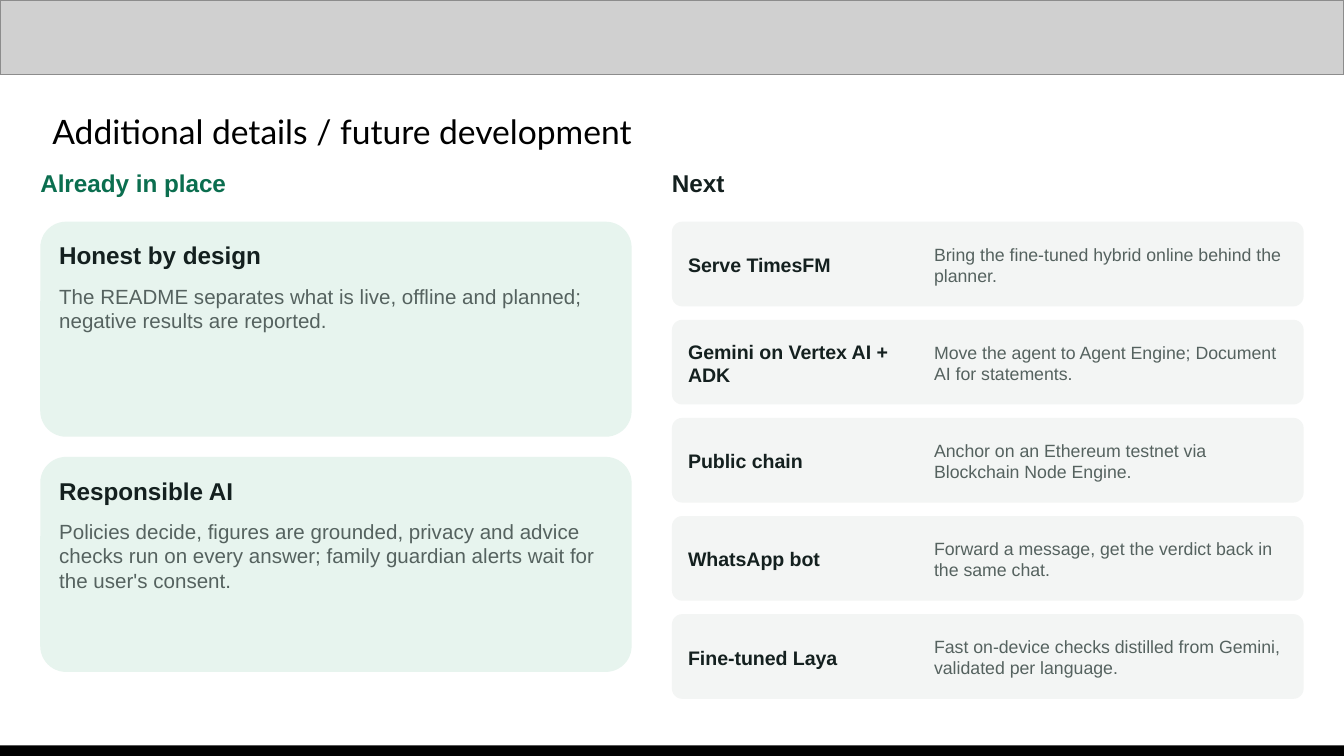
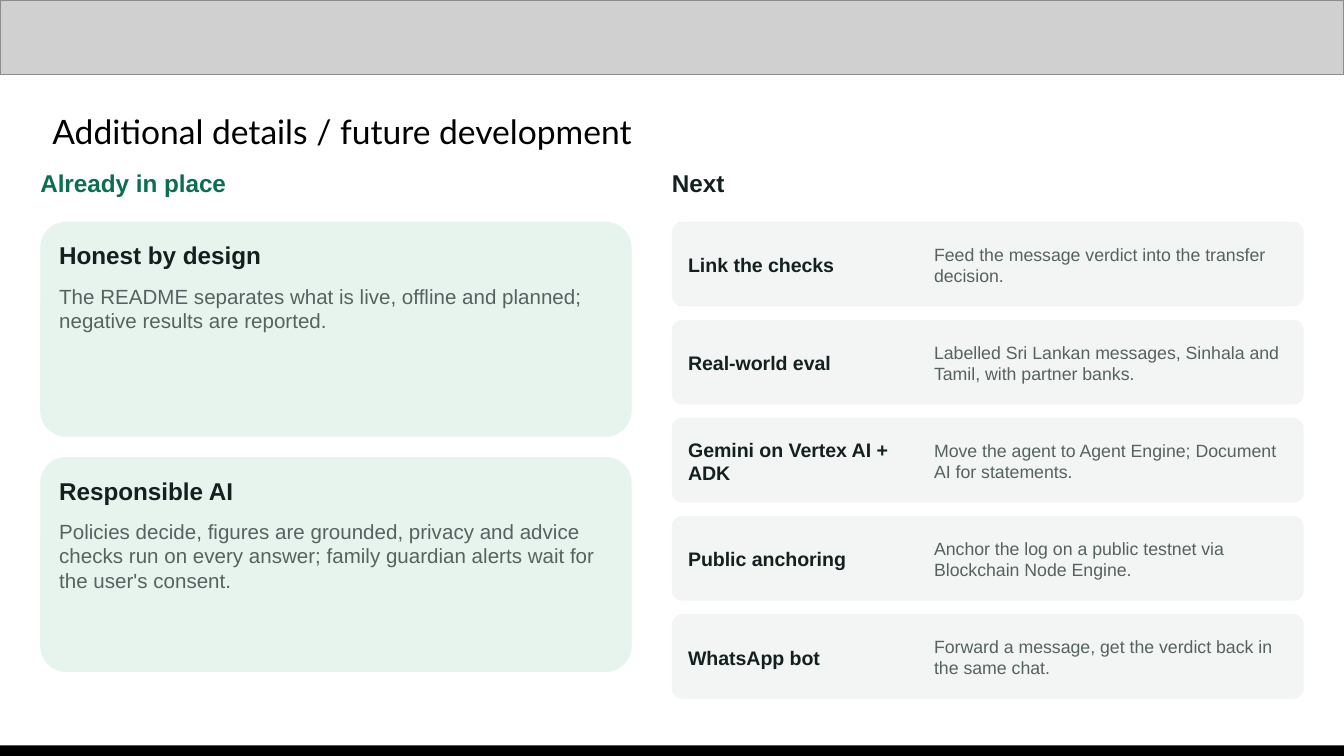
Before and after one commit to Adagard-Trios/AI-Buildathon-2026, a slide deck: slide 11 of docs/deck/FirstStep_AI_Builder_Cup_2026.pptx. Drawn at 1344x756 pixels with LibreOffice and Linux fonts; fonts in the diff are those of the drawing; grey boxes stand for pictures. Boxes give left, top, right and bottom in pixels: in the first picture for what was removed or moved away, otherwise in the second. Text is boxed around its words. In the diff, an @@ line names an element or a change of style, - is before the commit and + after.

Commit message:
Deck reframed around APP scams, PDF added, Scam Shield evaluated
- Deck: FirstStep as the last checkpoint before the money leaves. Regulation
  first (UK APP reimbursement, Singapore SRF, CBSL 'Be Scam Proof'), payment
  checkpoint as feature #1, flow starts at the transfer, a direct answer to
  'why not Google Messages or ScamShield', Scam Shield evaluation leads the
  benchmark slide. The two checks are described as side by side, not linked.
  PDF export for the submission portal.
- eval/scam_synthetic_v1.jsonl: 40 labelled English messages. Rules only
  9/20 recall; Gemini + rules on the live service 20/20, precision 1.00,
  0 false positives. Limits stated in the README and the deck.
- Demo script caption filled with the evaluation result.

```diff
--- a/docs/deck/FirstStep_AI_Builder_Cup_2026.pptx
+++ b/docs/deck/FirstStep_AI_Builder_Cup_2026.pptx
@@ text at [688, 257, 834, 273]: text changed @@
-Serve TimesFM
+Link the checks
@@ text at [934, 248, 1265, 282]: text changed @@
-Bring the fine-tuned hybrid online behind the planner.
+Feed the message verdict into the transfer decision.
@@ text added at [688, 355, 831, 371], 10.5 pt, text #14201F, bold @@
+Real-world eval
@@ text added at [934, 346, 1280, 384], 9.5 pt, text #55625F @@
+Labelled Sri Lankan messages, Sinhala and Tamil, with partner banks.
@@ text at [688, 551, 846, 570]: text changed @@
-Public chain
+Public anchoring
@@ text at [934, 542, 1224, 580]: text changed @@
-Anchor on an Ethereum testnet via Blockchain Node Engine.
+Anchor the log on a public testnet via Blockchain Node Engine.
@@ 4 texts: place and size @@
-4 texts at [688, 344, 1277, 576]
+4 texts at [688, 442, 1277, 674]
@@ text removed at [688, 650, 837, 669] @@
-Fine-tuned Laya
@@ text removed at [934, 640, 1280, 678] @@
-Fast on-device checks distilled from Gemini, validated per language.
```
Also in this commit, not shown: 7 other slides changed, 5 other files.
